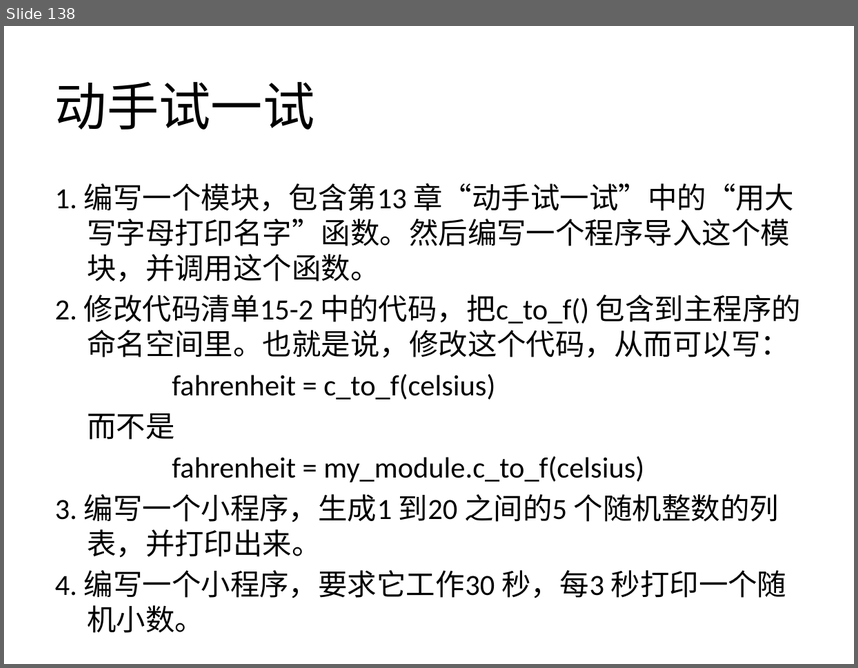
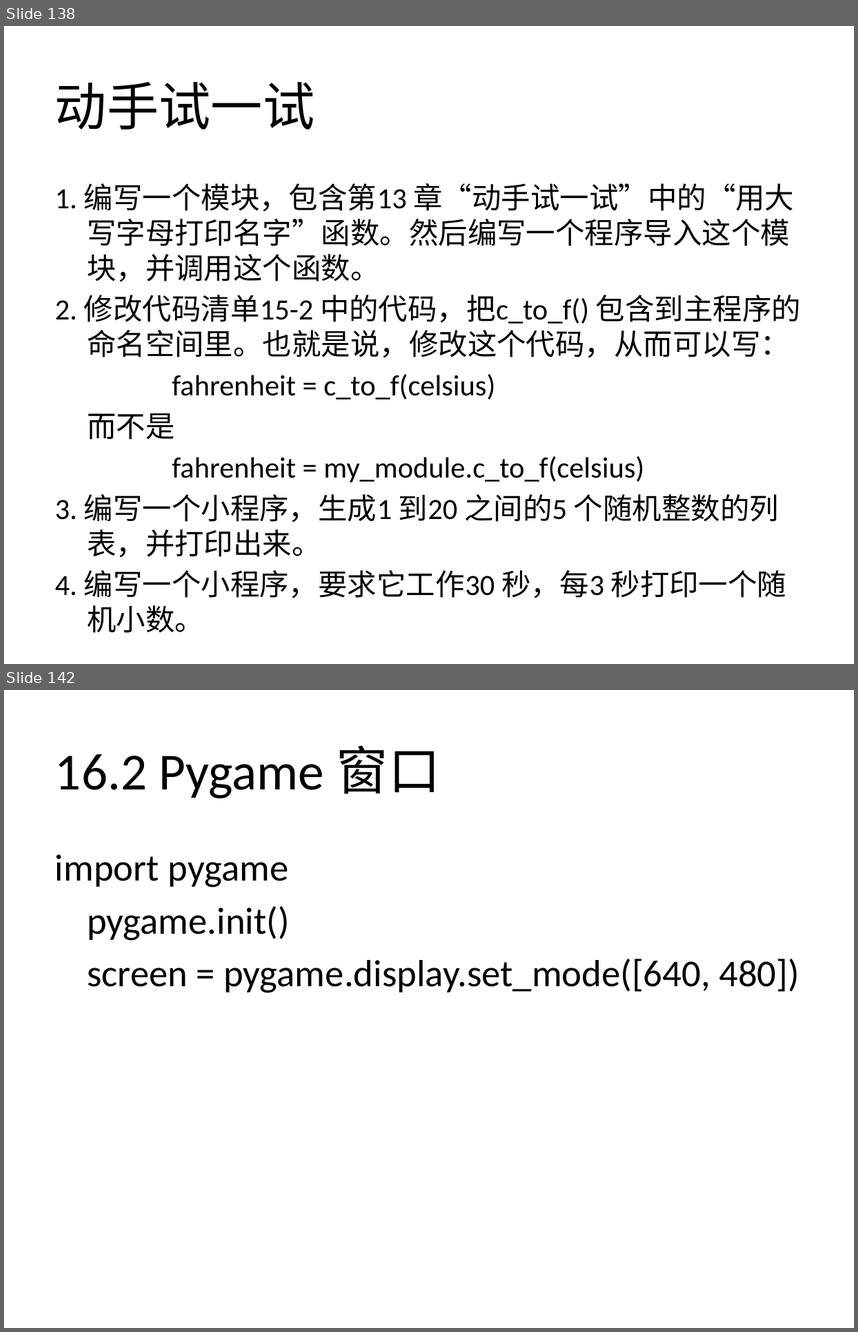
Before and after one commit to zhinan18/Python3, a slide deck: readme/Python3.pptx. Shown one above the other, each under a label of ours: slide 138 before the commit, slides 138 and 142 after it; the slides between them are not shown. The pictures are 858x668 and 858x1332 pixels, drawn with LibreOffice and Linux fonts; fonts in the diff are those of the drawing. Boxes give left, top, right and bottom in pixels: in the first picture for what was removed or moved away, otherwise in the second. Text is boxed around its words. In the diff, an @@ line names an element or a change of style, - is before the commit and + after.

```diff
--- a/readme/Python3.pptx
+++ b/readme/Python3.pptx
@@ slide 142 added at (4, 690, 854, 1328), background #FFFFFF @@
@@ title added at (55, 745, 441, 798), 44 pt, text #000000 @@
+16.2 Pygame 窗口
@@ text added at (55, 854, 800, 993), 32 pt, text #000000 @@
+import pygame
+pygame.init()
+screen = pygame.display.set_mode([640, 480])
```
Also in this commit, not shown: 13 other slides added, 19 other files.
